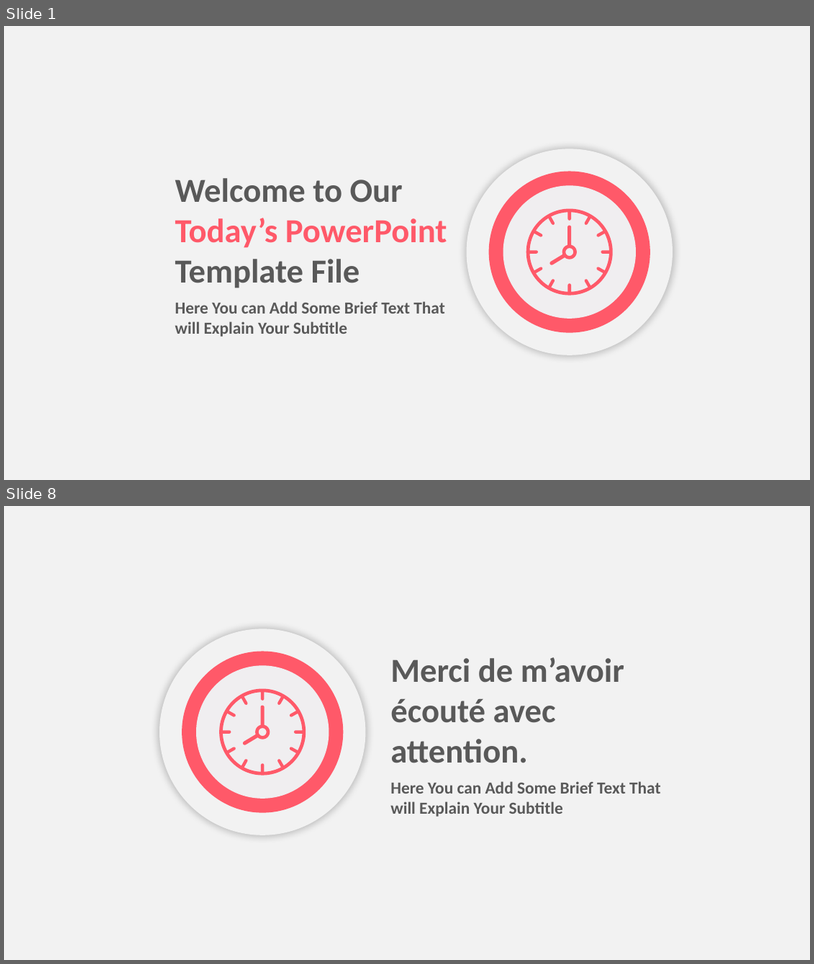
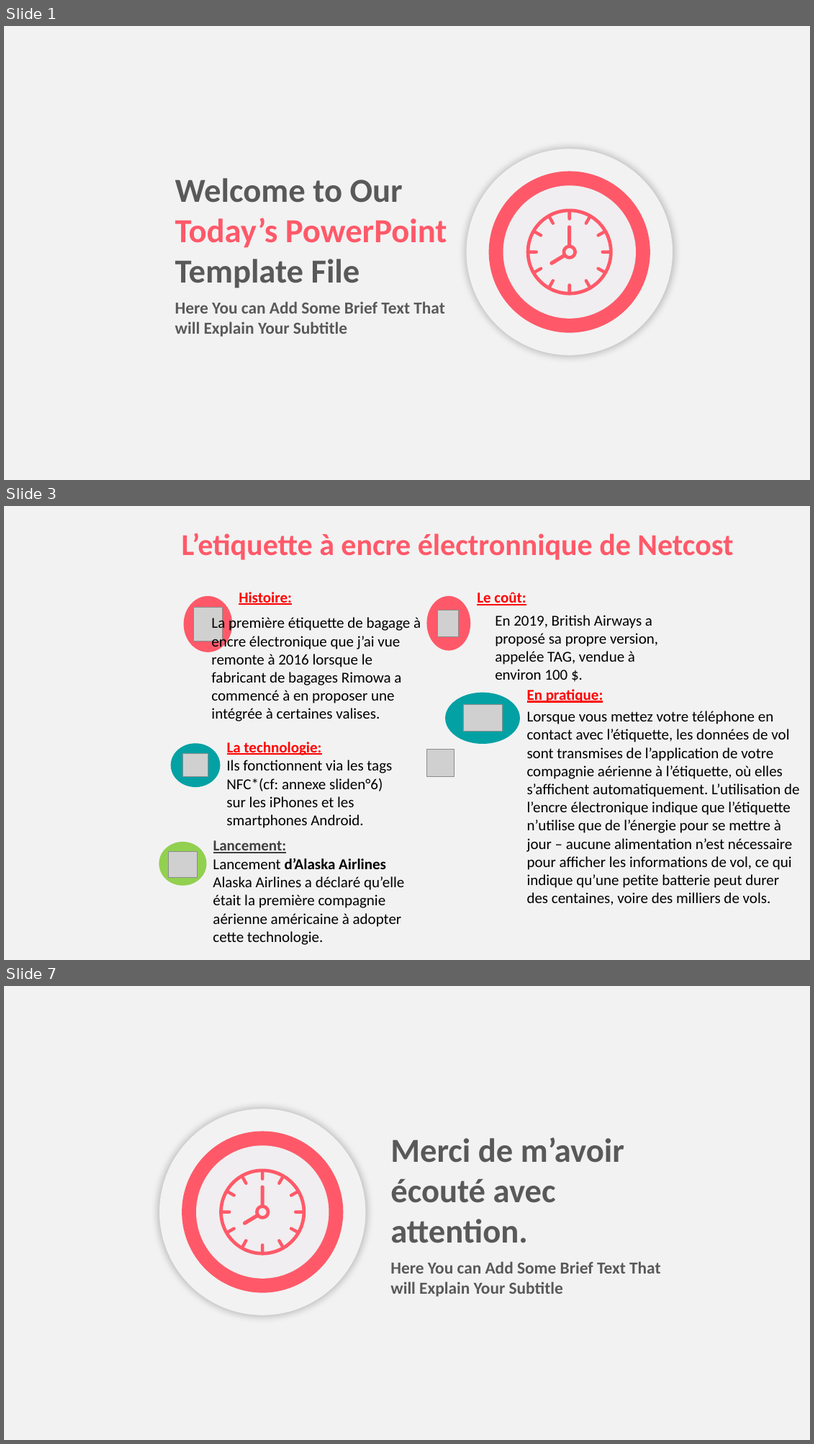
Before and after one commit to Jeremy-Sabadie/pmn-tools, a slide deck: pvt/pvt.pptx. Shown one above the other, each under a label of ours: slides 1 and 8 before the commit, slides 1, 3 and 7 after it; the slides between them are not shown. The pictures are 814x964 and 814x1444 pixels, drawn with LibreOffice and Linux fonts; fonts in the diff are those of the drawing; grey boxes stand for pictures. Boxes give left, top, right and bottom in pixels: in the first picture for what was removed or moved away, otherwise in the second. Text is boxed around its words. In the diff, an @@ line names an element or a change of style, - is before the commit and + after.

Commit message:
powerpoint pvt again.

```diff
--- a/pvt/pvt.pptx
+++ b/pvt/pvt.pptx
@@ slide 3 added at <box>4,506,810,960</box>, background #F2F2F2 @@
@@ text added at <box>182,533,733,560</box>, 36 pt, text #FF5969, bold @@
+L’etiquette à encre électronnique de Netcost
@@ group added at <box>427,592,658,680</box>: 2 texts, 1 ellipse, 1 picture @@
+Le coût:
+En 2019, British Airways a proposé sa propre version, appelée TAG, vendue à environ 100 $.
@@ group added at <box>184,592,421,721</box>: 2 texts, 1 ellipse, 1 picture @@
+Histoire:
+La première étiquette de bagage à encre électronique que j’ai vue remonte à 2016 lorsque le fabricant de bagages Rimowa a commencé à en proposer une intégrée à certaines valises.
@@ group added at <box>445,689,800,905</box>: 2 texts, 1 ellipse, 1 picture @@
+En pratique:
+Lorsque vous mettez votre téléphone en contact avec l’étiquette, les données de vol sont transmises de l’application de votre compagnie aérienne à l’étiquette, où elles s’affichent automatiquement. L’utilisation de l’encre électronique indique que l’étiquette n’utilise que de l’énergie pour se mettre à jour – aucune alimentation n’est nécessaire pour afficher les informations de vol, ce qui indique qu’une petite batterie peut durer des centaines, voire des milliers de vols.
@@ group added at <box>171,741,392,828</box>: 2 texts, 1 ellipse, 1 picture @@
+La technologie:
+Ils fonctionnent via les tags NFC*(cf: annexe sliden°6) sur les iPhones et les smartphones Android.
@@ picture added at <box>427,749,454,777</box> @@
@@ group added at <box>159,840,404,944</box>: 2 texts, 1 ellipse, 1 picture @@
+Lancement:
+Lancement d’Alaska Airlines
+Alaska Airlines a déclaré qu’elle était la première compagnie aérienne américaine à adopter cette technologie.
@@ what was slide 8 is now slide 7 @@
```
Also in this commit, not shown: 1 slide changed, 3 other slides added, 5 slides removed, 11 other files.
